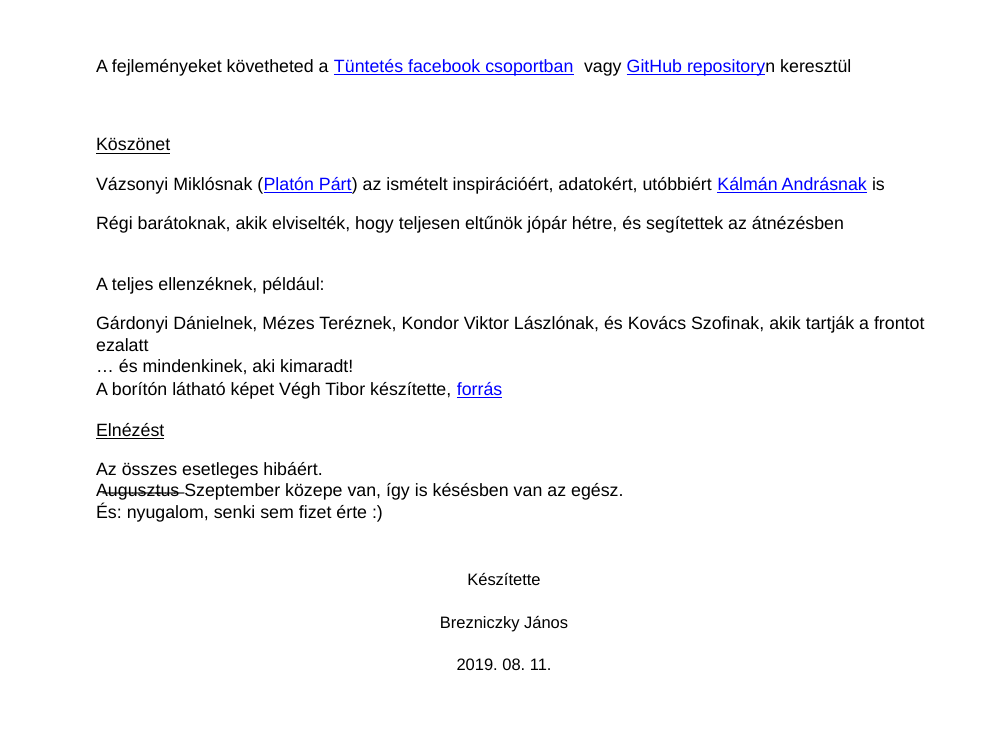
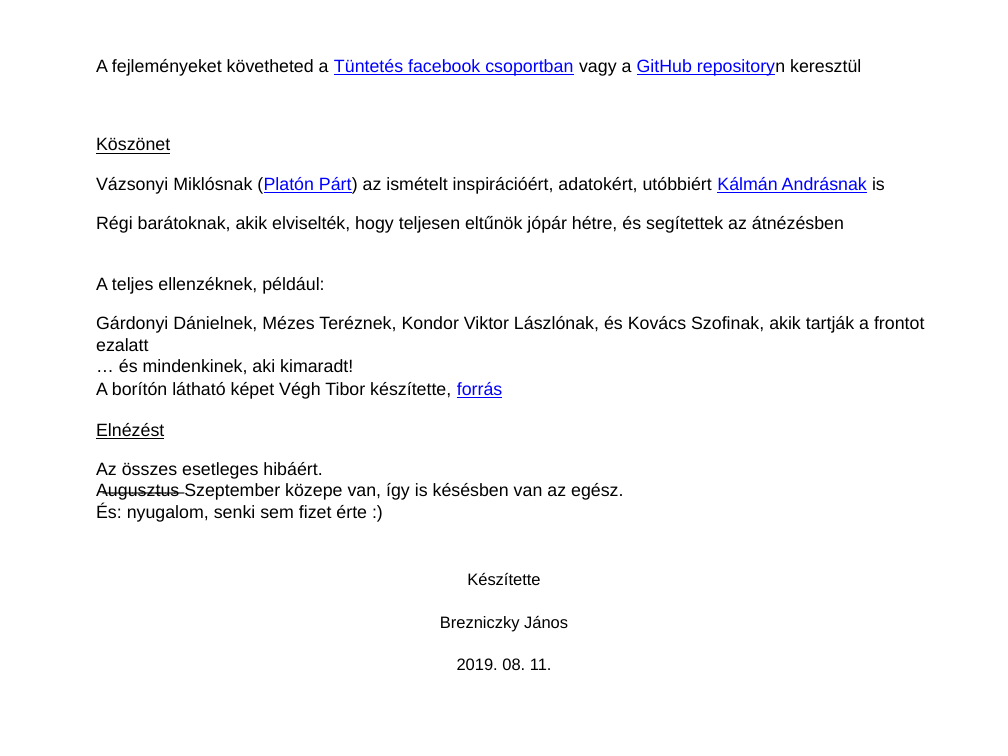
Before and after one commit to brezniczky/ep_elections_2019_hun, a slide deck: slide 52 of slides/hun/EDITED VERSION A 2018-2019-es választásokról dióhéjban.pptx. Drawn at 1008x756 pixels with LibreOffice and Linux fonts; fonts in the diff are those of the drawing. Boxes give left, top, right and bottom in pixels: in the first picture for what was removed or moved away, otherwise in the second. Text is boxed around its words. In the diff, an @@ line names an element or a change of style, - is before the commit and + after.

```diff
--- a/slides/hun/EDITED VERSION A 2018-2019-es választásokról dióhéjban.pptx
+++ b/slides/hun/EDITED VERSION A 2018-2019-es választásokról dióhéjban.pptx
@@ text at [96,59,861,76]: text changed @@
-A fejleményeket követheted a Tüntetés facebook csoportban vagy GitHub repositoryn keresztül
+A fejleményeket követheted a Tüntetés facebook csoportban vagy a GitHub repositoryn keresztül
```
Also in this commit, not shown: 10 other slides changed.
